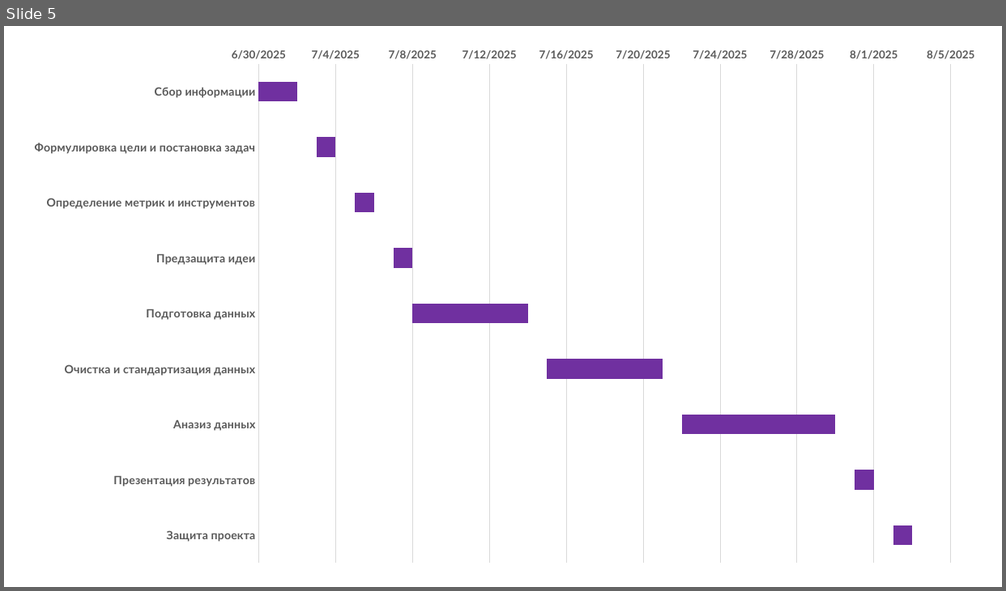
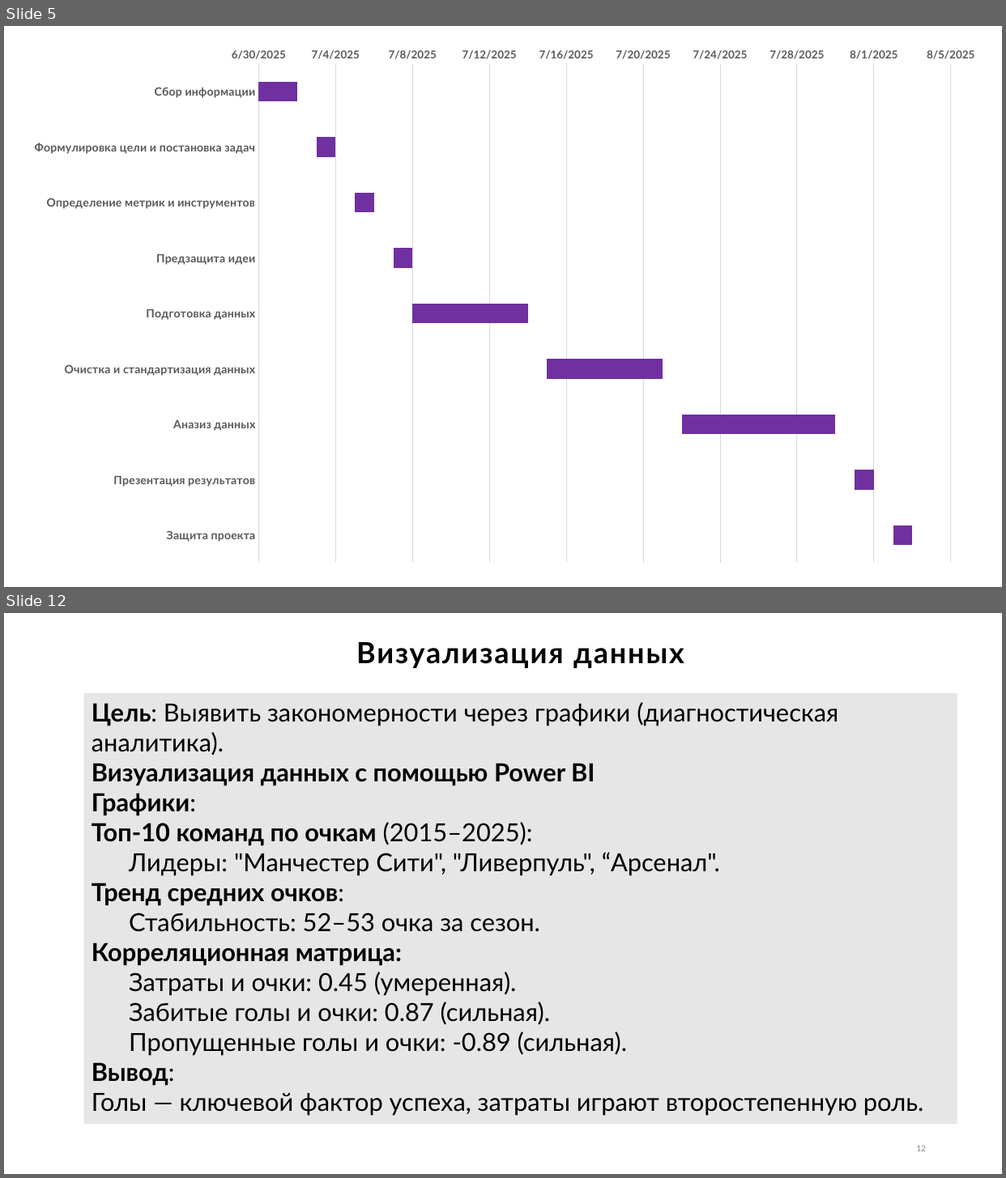
Before and after one commit to dimasultan/APL, a slide deck: АПЛ.pptx. Shown one above the other, each under a label of ours: slide 5 before the commit, slides 5 and 12 after it; the slides between them are not shown. The pictures are 1006x591 and 1006x1178 pixels, drawn with LibreOffice and Linux fonts; fonts in the diff are those of the drawing. Boxes give left, top, right and bottom in pixels: in the first picture for what was removed or moved away, otherwise in the second. Text is boxed around its words. In the diff, an @@ line names an element or a change of style, - is before the commit and + after.

```diff
--- a/АПЛ.pptx
+++ b/АПЛ.pptx
@@ slide 12 added at (4, 613, 1002, 1174), background #FFFFFF @@
@@ title added at (356, 642, 684, 669), 28 pt, text #000000, bold @@
+Визуализация данных
@@ rectangle added at (84, 693, 957, 1124), fill #E7E6E6, 24 pt, text #000000 @@
+Цель: Выявить закономерности через графики (диагностическая аналитика).
+Визуализация данных с помощью Power BI
+Графики:
+Топ-10 команд по очкам (2015–2025):
+  Лидеры: "Манчестер Сити", "Ливерпуль", “Арсенал".
+Тренд средних очков:
+  Стабильность: 52–53 очка за сезон.
+Корреляционная матрица:
+  Затраты и очки: 0.45 (умеренная).
+  Забитые голы и очки: 0.87 (сильная).
+  Пропущенные голы и очки: -0.89 (сильная).
+Вывод:
+Голы — ключевой фактор успеха, затраты играют второстепенную роль.
@@ page number added at (916, 1145, 926, 1152), 9 pt, text #8C8C8C @@
+12
```
Also in this commit, not shown: 2 slides changed, 15 other slides added.
